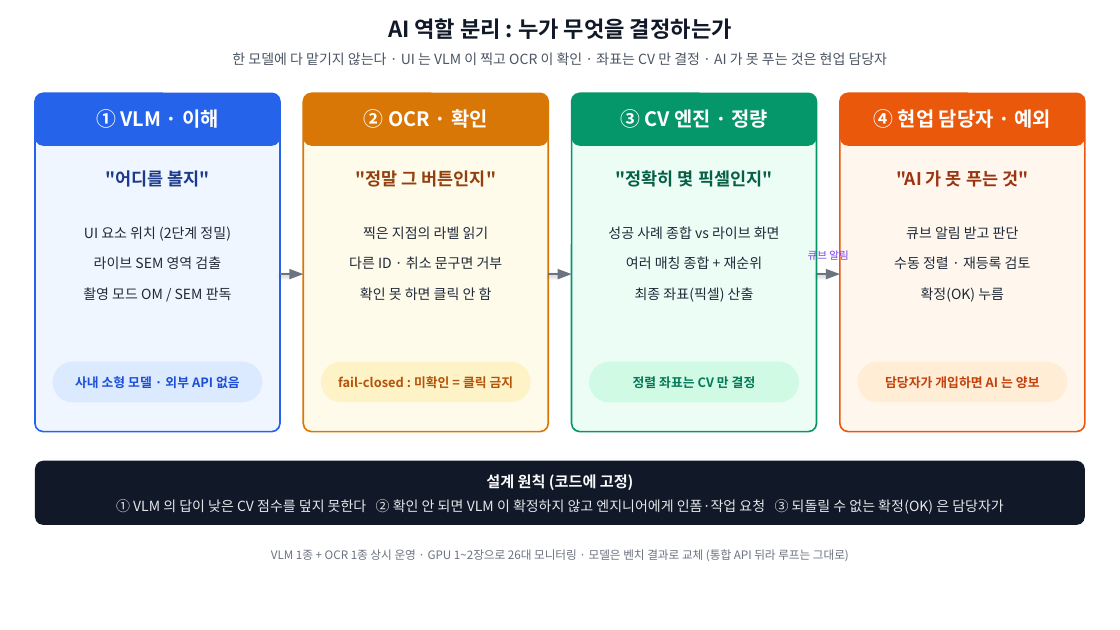
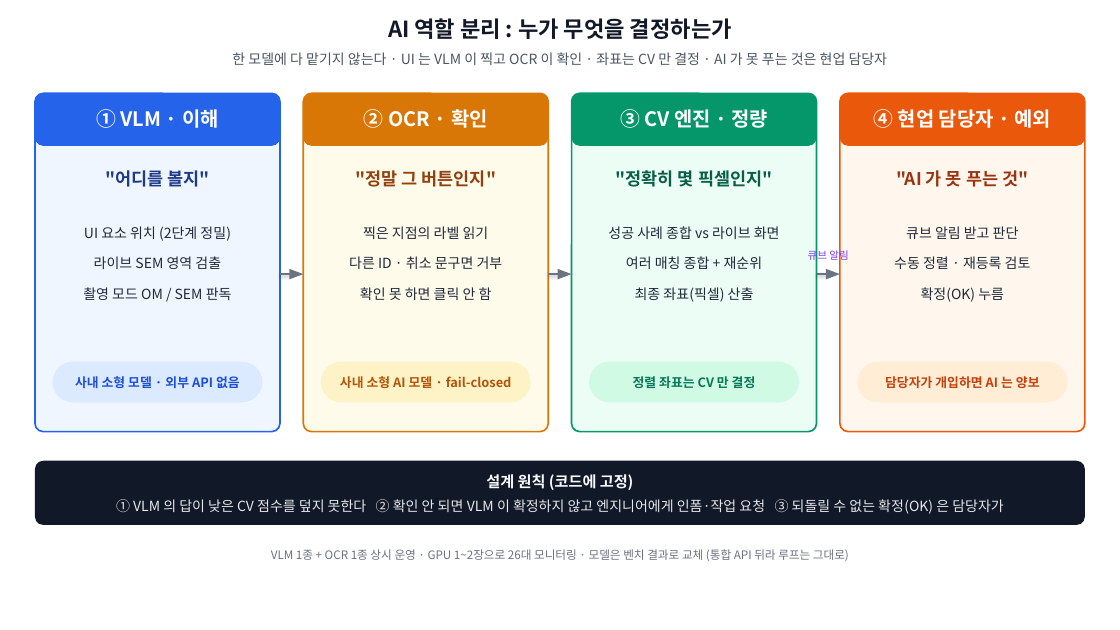
Before and after one commit to DarrenKoi/auto_recipe_creator, a slide deck: slide 2 of docs/project_progress/img/07/07_slides.pptx. Drawn at 1120x630 pixels with LibreOffice and Linux fonts; fonts in the diff are those of the drawing. Boxes give left, top, right and bottom in pixels: in the first picture for what was removed or moved away, otherwise in the second. Text is boxed around its words. In the diff, an @@ line names an element or a change of style, - is before the commit and + after.

```diff
--- a/docs/project_progress/img/07/07_slides.pptx
+++ b/docs/project_progress/img/07/07_slides.pptx
@@ text at (340,376,512,388): text changed @@
-fail-closed : 미확인 = 클릭 금지
+사내 소형 AI 모델 · fail-closed
```
Also in this commit, not shown: 1 other slide changed, 5 other files.
